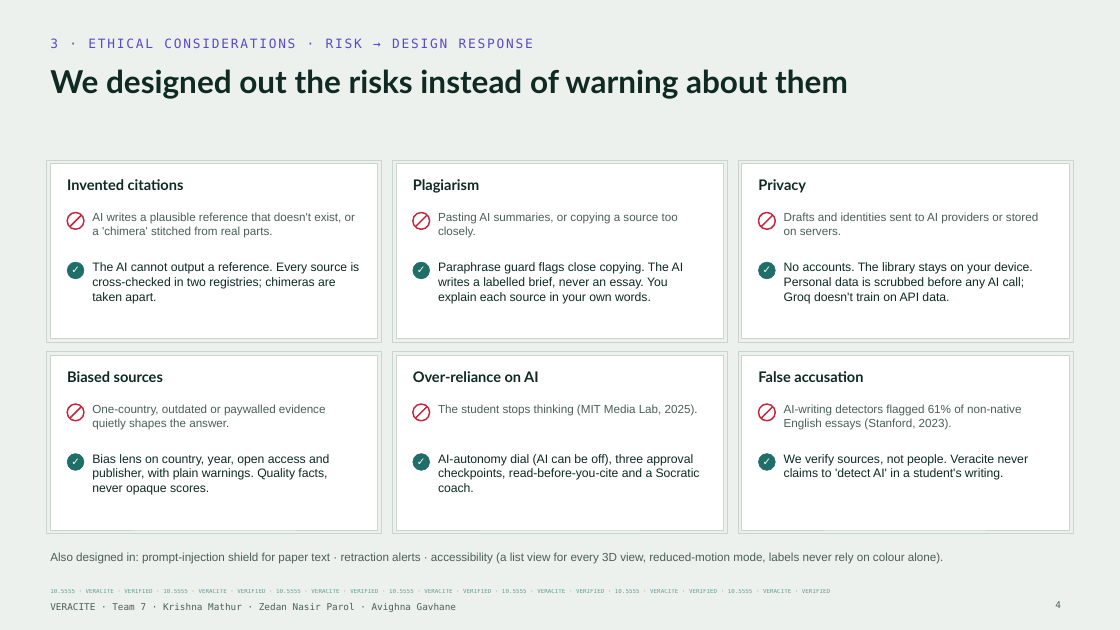
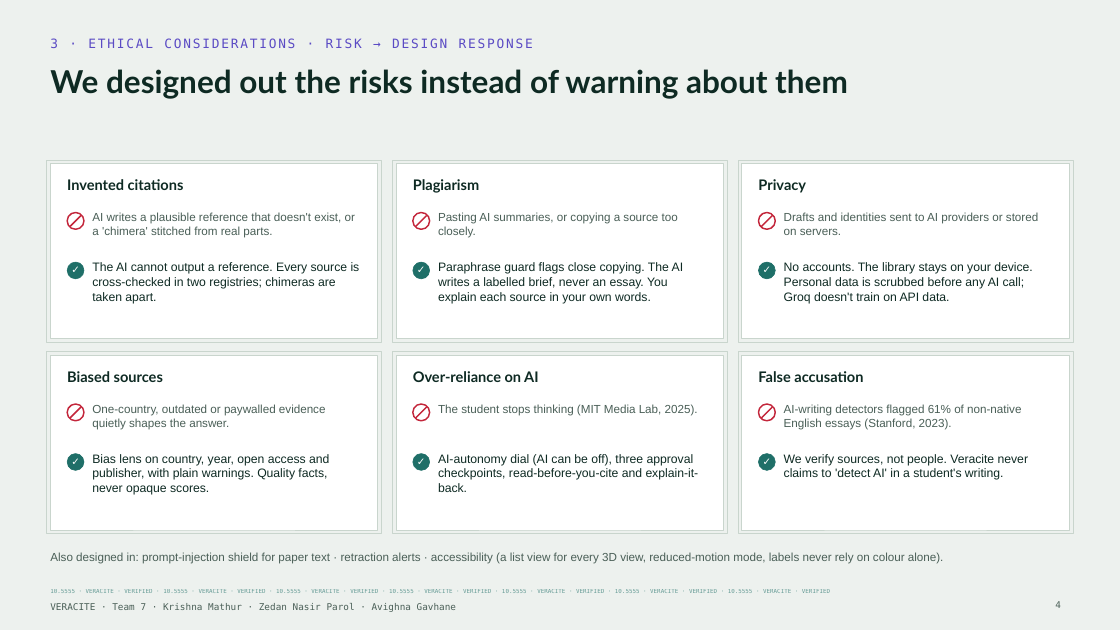
Before and after one commit to krish2105/veracite, a slide deck: slide 4 of submissions/phase1/Team7_Veracite_Phase1_Deck.pptx. Drawn at 1120x630 pixels with LibreOffice and Linux fonts; fonts in the diff are those of the drawing. Boxes give left, top, right and bottom in pixels: in the first picture for what was removed or moved away, otherwise in the second. Text is boxed around its words. In the diff, an @@ line names an element or a change of style, - is before the commit and + after.

```diff
--- a/submissions/phase1/Team7_Veracite_Phase1_Deck.pptx
+++ b/submissions/phase1/Team7_Veracite_Phase1_Deck.pptx
@@ text at (x1=438, y1=454, x2=699, y2=492): text changed @@
-AI-autonomy dial (AI can be off), three approval checkpoints, read-before-you-cite and a Socratic coach.
+AI-autonomy dial (AI can be off), three approval checkpoints, read-before-you-cite and explain-it-back.
```
Also in this commit, not shown: 4 other slides changed, 5 other files.
